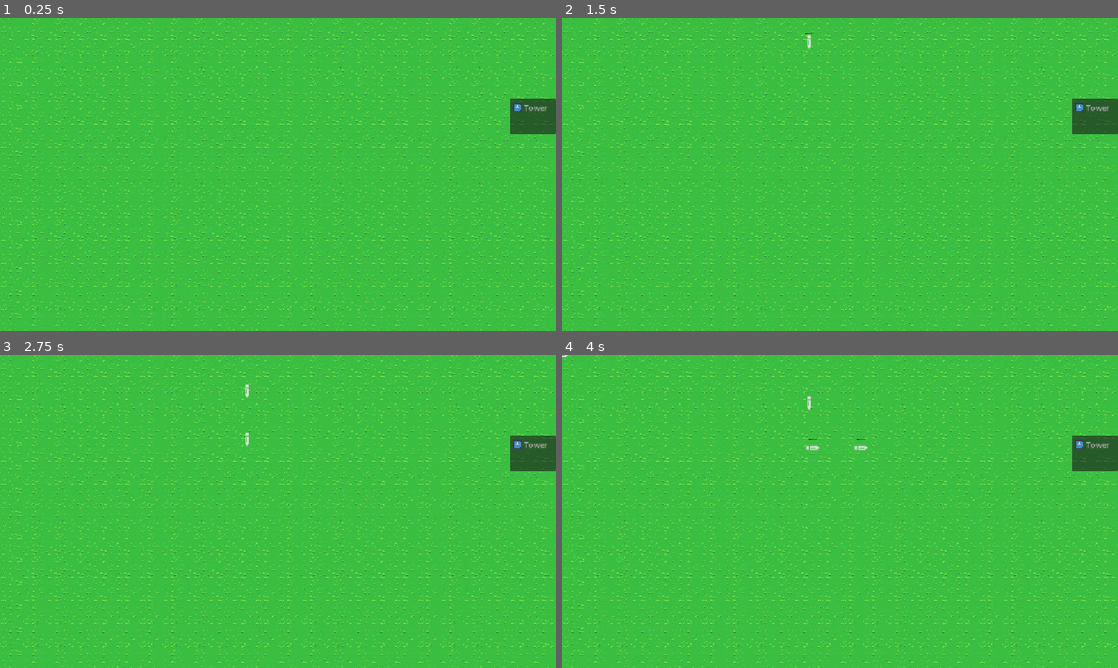
Above: before the commit, frames 1-4 (two rows, left to right).
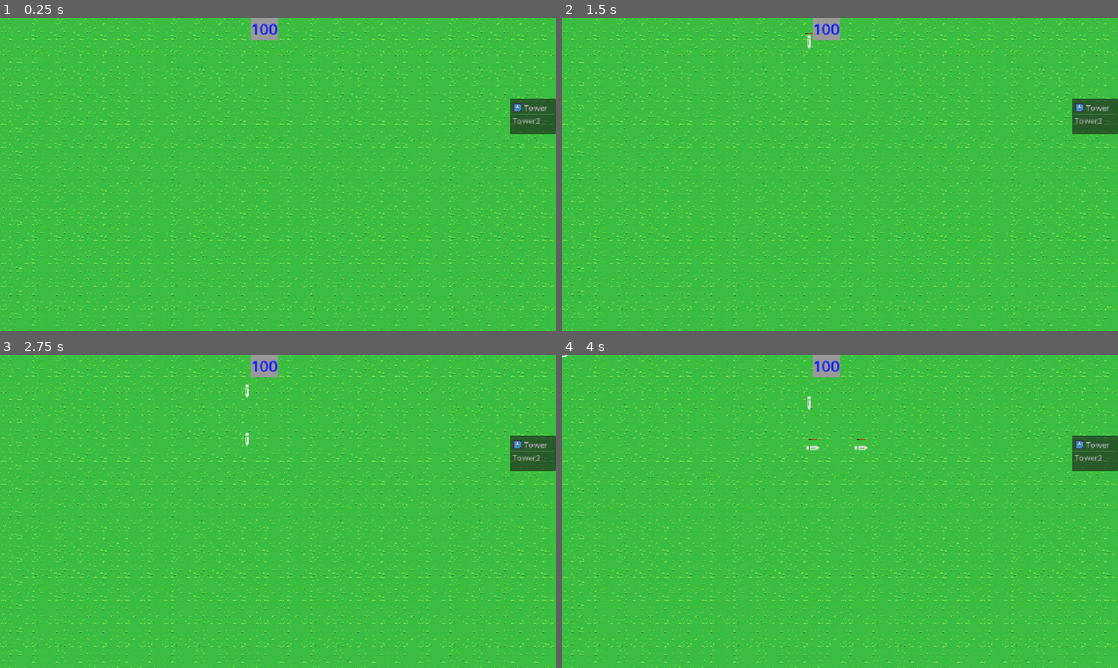
Above: after the commit, the same moments.

Repository: tstover91/Towerdefense
Game: Godot game, scene res://main.tscn
Two runs of this game, one before a commit and one after it. Both use one fixed random seed, a clock stepped at 60 frames per second and the inputs below. The engine's default icon, where the game draws it, is replaced by a stand-in: a white triangle on a blue panel in a dark square.
Inputs (mouse positions are in pixels of both pictures, inside the frame that each line leads up to):
- Up to frame 1 (0.25 s): no input
- Up to frame 2 (1.5 s): tap Enter at 0.5 s; move the mouse to (962, 158) at 0.52 s; hold Ctrl 0.53-1.25 s; click (962, 158) at 0.67 s; tap Space at 1.25 s; drag from (728, 190) to (812, 237) at 1.27 s
- Up to frame 3 (2.75 s): move the mouse to (333, 442) at 2.02 s; hold Ctrl from 2.03 s (still down); click (333, 442) at 2.17 s
- Up to frame 4 (4 s): release Ctrl at 2.75 s; drag from (812, 574) to (673, 464) at 2.77 s; move the mouse to (1006, 558) at 3.52 s; hold Ctrl from 3.53 s (still down); click (1006, 558) at 3.67 s

The runs differ from the first frame. In frame 1, 0.4% of the frame differs, in the area x 45-100%, y 0-34%; in frame 2, 0.4%; in frame 3, 0.4%; in frame 4, 0.4%.

Commit message:
money counter

Diff:
--- a/main.gd
+++ b/main.gd
@@ -3,16 +3,19 @@
 @export var loop_path: bool = true
 @onready var spawntimer = $SpawnTimer
 @onready var path_follow_template: PathFollow2D = $path/spawn
+@onready var tower_list = $MainUI/ItemList
 var tower_scene := preload("res://tower.tscn")
 var place_mode := false
 var build_mode = false
 var tower_to_place : Node2D = null
 var tower_confirm : bool = false
+var money : int = 100
 
 func _ready():
 	spawntimer.timeout.connect(_spawn_mob)
 
 func _process(_delta):
+	$moneydisplay.text = str(money)
 	if place_mode and tower_to_place:
 		var snap := get_global_mouse_position().snapped(Vector2(32, 32))
 		var sprite = tower_to_place.get_node("Rotator")
@@ -60,9 +63,11 @@
 	place_mode = false
 	tower_to_place.position = pos.snapped(Vector2(32, 32))
 	tower_to_place.get_node("towerconfirm").visible = true
+	tower_list.deselect_all()
 
 @warning_ignore("unused_parameter")
 func _on_tower_confirmed(tower):
+	money -= 51
 	build_mode = false
 	tower_to_place = null
 
@@ -72,20 +77,24 @@
 	tower_to_place = null
 
 func start_build_tower():
-	place_mode = true
-	build_mode = true
-	tower_to_place = tower_scene.instantiate()
-	tower_to_place.main = self
-	tower_to_place.get_node("clickarea").set_process_input(false)
-	tower_to_place.get_node("clickarea").set_physics_process(false)
-	tower_to_place.get_node("clickarea").monitoring = false
-	tower_to_place.get_node("clickarea").input_pickable = false
-	tower_to_place.get_node("clickarea/CollisionShape2D").disabled = true
-	tower_to_place.get_node("Tower/CollisionShape2D").disabled = true
-	tower_to_place.connect("tower_confirmed", Callable(self, "_on_tower_confirmed"))
-	tower_to_place.connect("tower_cancelled", Callable(self, "_on_tower_cancelled"))
-	add_child(tower_to_place)
+	if build_mode == false:
+		place_mode = true
+		build_mode = true
+		tower_to_place = tower_scene.instantiate()
+		tower_to_place.main = self
+		tower_to_place.get_node("clickarea").set_process_input(false)
+		tower_to_place.get_node("clickarea").set_physics_process(false)
+		tower_to_place.get_node("clickarea").monitoring = false
+		tower_to_place.get_node("clickarea").input_pickable = false
+		tower_to_place.get_node("clickarea/CollisionShape2D").disabled = true
+		tower_to_place.get_node("Tower/CollisionShape2D").disabled = true
+		tower_to_place.connect("tower_confirmed", Callable(self, "_on_tower_confirmed"))
+		tower_to_place.connect("tower_cancelled", Callable(self, "_on_tower_cancelled"))
+		add_child(tower_to_place)
 
 @warning_ignore("unused_parameter")
-func _on_item_list_item_clicked(index: int, at_position: Vector2, mouse_button_index: int) -> void:
-	start_build_tower()
+func _on_item_list_item_selected(index: int) -> void:
+	if (money - 51) >= 0 and build_mode == false:
+		start_build_tower()
+	else:
+		tower_list.deselect_all()
--- a/main.tscn
+++ b/main.tscn
@@ -3,6 +3,8 @@
 [ext_resource type="Script" uid="uid://dnskf442dugkd" path="res://main.gd" id="1_h2yge"]
 [ext_resource type="Texture2D" uid="uid://n5wurppyeq5" path="res://icon.svg" id="3_1bvp3"]
 [ext_resource type="Texture2D" uid="uid://csqilhkvhxmne" path="res://addons/ez_tiles/examples/16x16/zelda_like_grass.png" id="3_h2yge"]
+
+[sub_resource type="StyleBoxFlat" id="StyleBoxFlat_d42bq"]
 
 [sub_resource type="TileSetAtlasSource" id="TileSetAtlasSource_1bvp3"]
 texture = ExtResource("3_h2yge")
@@ -35,6 +37,16 @@
 [node name="Main" type="Node2D" unique_id=625228475]
 script = ExtResource("1_h2yge")
 
+[node name="moneydisplay" type="Label" parent="." unique_id=1926460251]
+top_level = true
+offset_left = 520.0
+offset_right = 568.0
+offset_bottom = 23.0
+theme_override_colors/font_color = Color(0.03529412, 0.09411765, 1, 1)
+theme_override_font_sizes/font_size = 32
+theme_override_styles/normal = SubResource("StyleBoxFlat_d42bq")
+horizontal_alignment = 1
+
 [node name="TileMapLayer" type="TileMapLayer" parent="." unique_id=1230556854]
 tile_map_data = PackedByteArray("AAAAAAAAAAADAAAAAAAAAAEAAAADAAEAAAAAAAIAAAADAAIAAAABAAAAAAAEAAAAAAABAAEAAAAEAAEAAAABAA …(49648 unchanged characters)…
 tile_set = SubResource("TileSet_kwgkh")
@@ -57,12 +69,14 @@
 offset_top = 168.0
 offset_right = 1152.0
 offset_bottom = 240.0
+allow_reselect = true
 allow_search = false
 auto_height = true
-item_count = 1
+item_count = 2
 fixed_icon_size = Vector2i(20, 20)
 item_0/text = "Tower"
 item_0/icon = ExtResource("3_1bvp3")
+item_1/text = "Tower2"
 
 [connection signal="ready" from="." to="." method="_on_ready"]
 [connection signal="item_clicked" from="MainUI/ItemList" to="." method="_on_item_list_item_clicked"]
